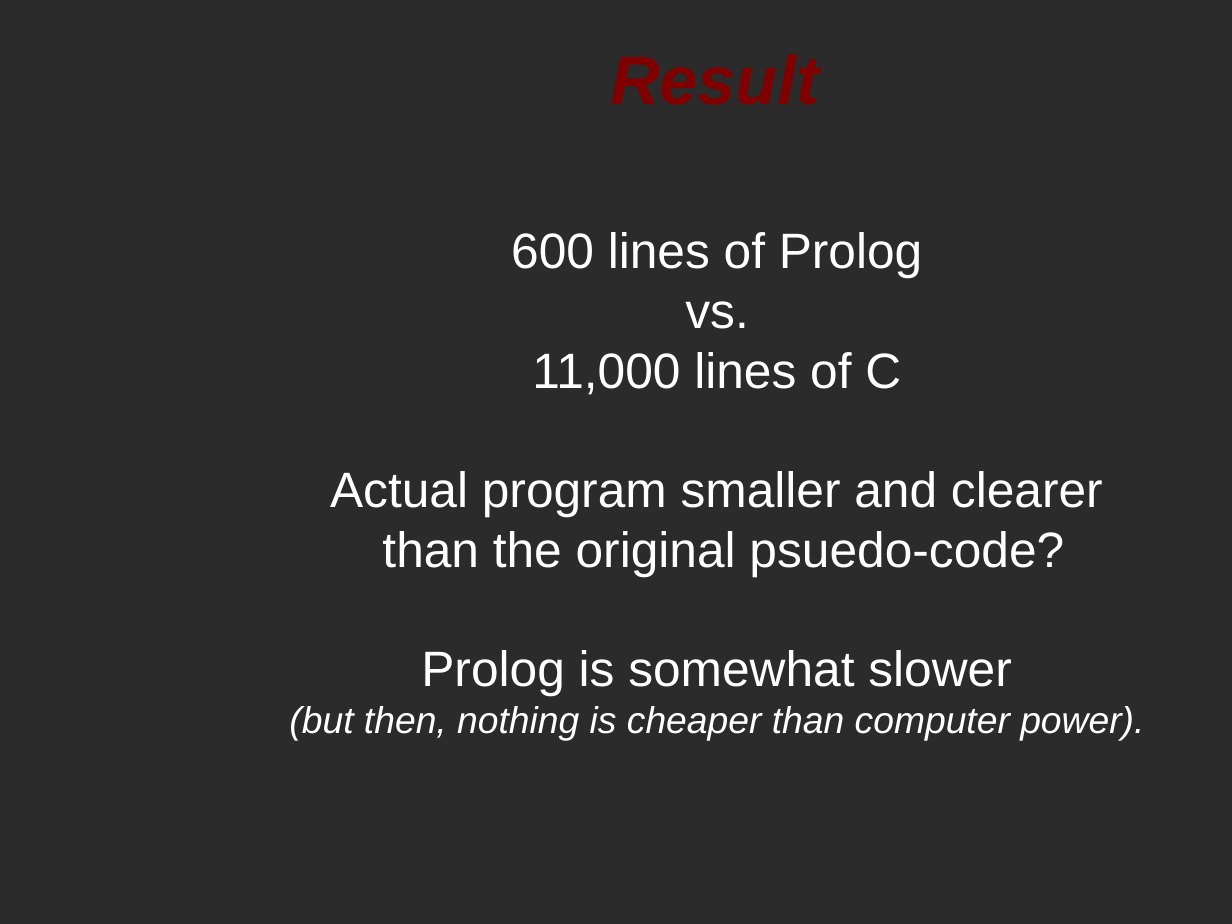
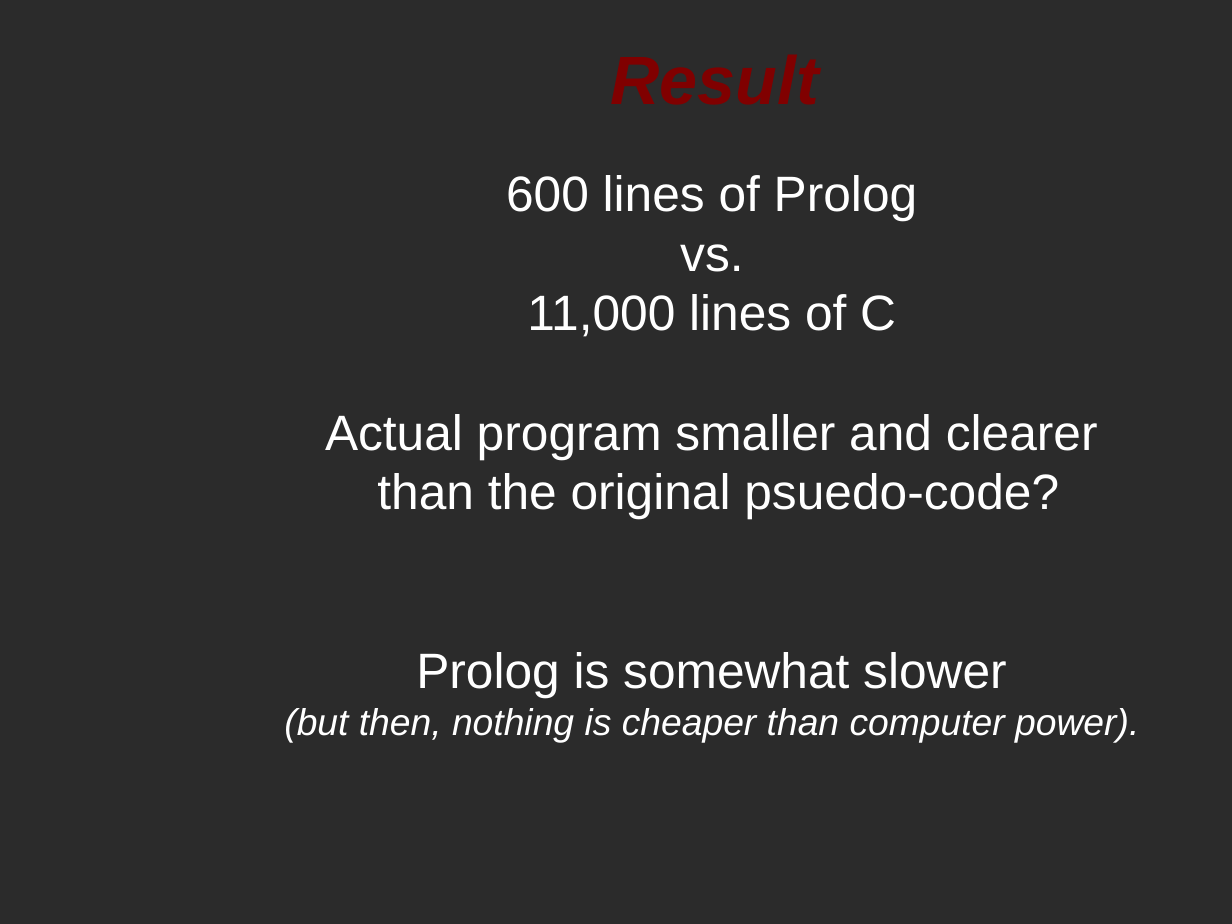
Before and after one commit to softwaresunday/Lexpress, a slide deck: slide 11 of doc/dcgs.odp (slide 10 before the commit). Drawn at 1232x924 pixels with LibreOffice and Linux fonts; fonts in the diff are those of the drawing; background and template pictures are left out; a plain dark background stands for a picture behind light text. Boxes give left, top, right and bottom in pixels: in the first picture for what was removed or moved away, otherwise in the second. Text is boxed around its words. In the diff, an @@ line names an element or a change of style, - is before the commit and + after.

```diff
--- a/doc/dcgs.odp
+++ b/doc/dcgs.odp
@@ subtitle "600 lines of Prolog" rewrapped from (x1=289, y1=232, x2=1144, y2=741) to (x1=284, y1=175, x2=1139, y2=743) @@
```
Also in this commit, not shown: 4 other slides changed, 1 slide added, 1 other file.
